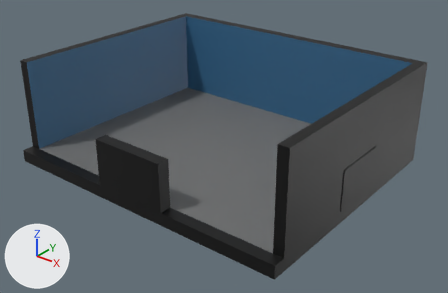
One commit to the Blender file Assets/Entorno/Escenarios/Escenarios_puerta_individual/Escenario_2.0_nivel_1.blend: the scene before it, then after it.
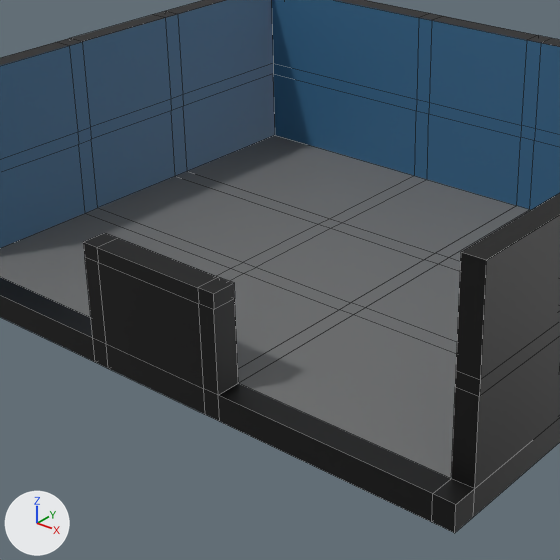
There are two pictures of each version: one whole from a camera (50 mm lens) standing at (57.1, -69.2, 45.4) and looking at (2.0, -0.3, 2.7), one close up on the part from 12% to 73% of the width and 8% to 100% of the height. The axes (+X, +Y, +Z) are drawn at lower left. The lights are the same throughout. The close-ups show mesh edges as thin lines.

Names of what the first close-up shows: 'Sala'.
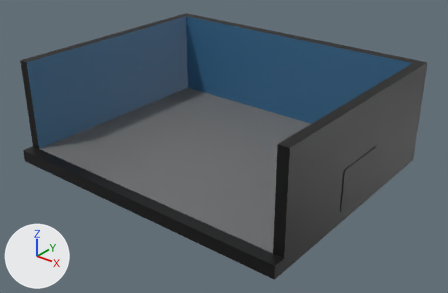
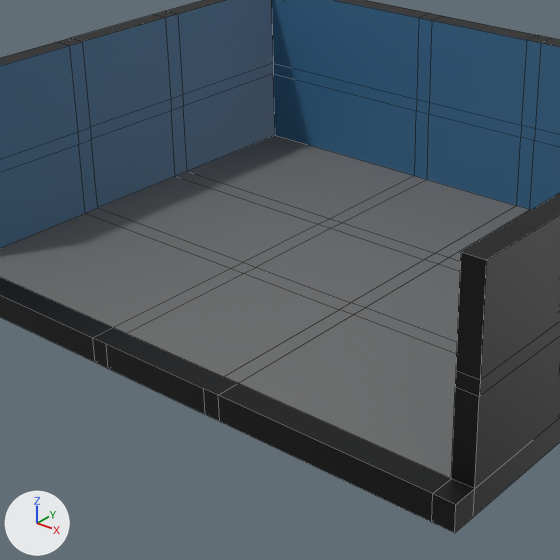
Where the change shows, as pixel boxes [x1, y1, x2, y2] in the close-ups (560 x 560 px):
part 1 of me_cube, cut back
    before: [83, 233, 238, 395]
    after: [93, 328, 238, 395]

Edits to the bpy script that builds the scene:
```text
Change me_cube:
    used by ob_sala; location = (0.0, 1.0, 0.0); scale = (24.6, 20.0, 1.0)
    remove me_cube.from_pydata(...)  # 264 vertices, 264 faces; spans x -1.0..1.0, y -1.0..1.0, z -1.0..15.6
    add me_cube.from_pydata(...)  # 248 vertices, 246 faces; spans x -1.0..1.0, y -1.0..1.0, z -1.0..15.6
    me_cube part 1
    16 vertices are removed from x -0.2..0.2, y -1.0..-0.9, z 7.3..8.4
    19 faces are deleted
    1 new face joins them, mat_negro (black #000000)
    add me_cube.materials.append(mat_negro)  # black #000000
```
